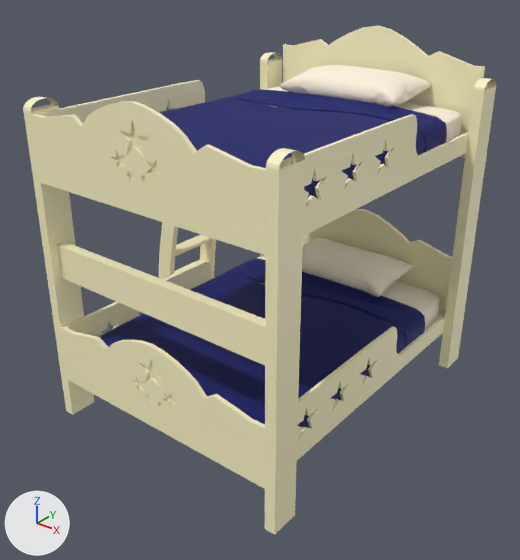
The FBX model Bearlike Project/Assets/03.Resources/02.Modeling/11.Room/Child_Bed.fbx as it was, and as the next commit left it.
Rendered twice from a 50 mm lens placed at (25.0, -32.7, 27.7), pointed at (-0.8, -0.5, 7.7). Every picture has the same lights, and +X, +Y and +Z are marked at lower left.

Objects in the first picture: 'Bed.001'.
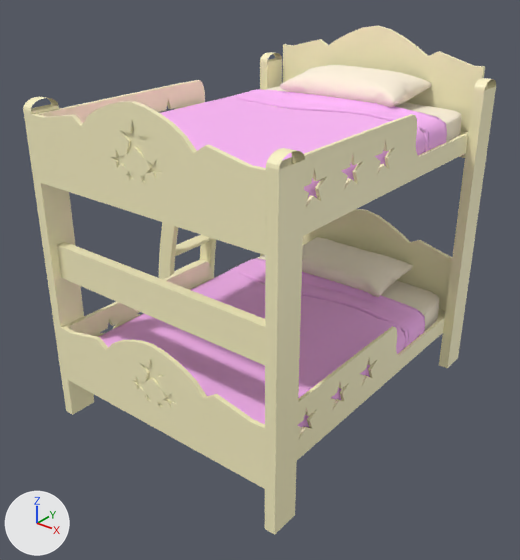
Where the newer file only moved an object's origin or applied its transform, the numbers keep the older frame.

What differs and where, as boxes (x1, y1, x2, y2) in the pictures (520 x 560 px):
'Bed.001', recoloured (blue to pink): (32, 26, 469, 431) in both

What changed in the scene script:
```text
Change mat_quilt:
    mat_quilt.base_color: (0.0, 0.00428, 0.137) -> (1.0, 0.481, 0.958)  # dark blue #000e67 -> pink #ffb8fa
```
